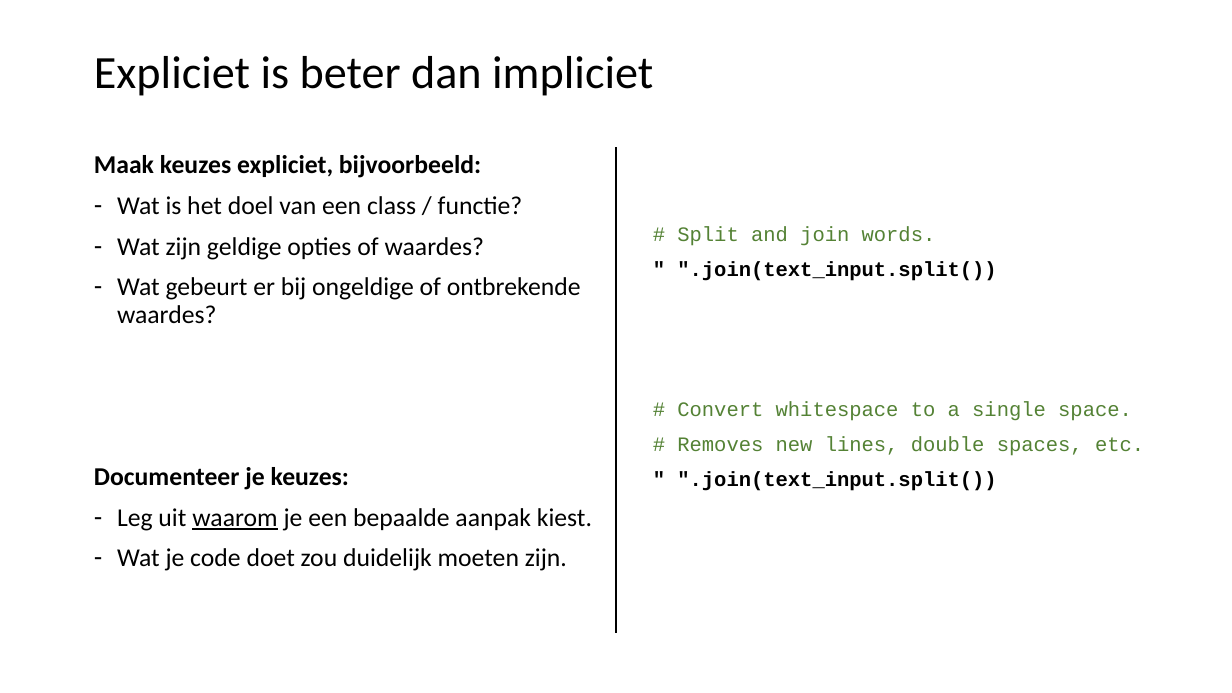
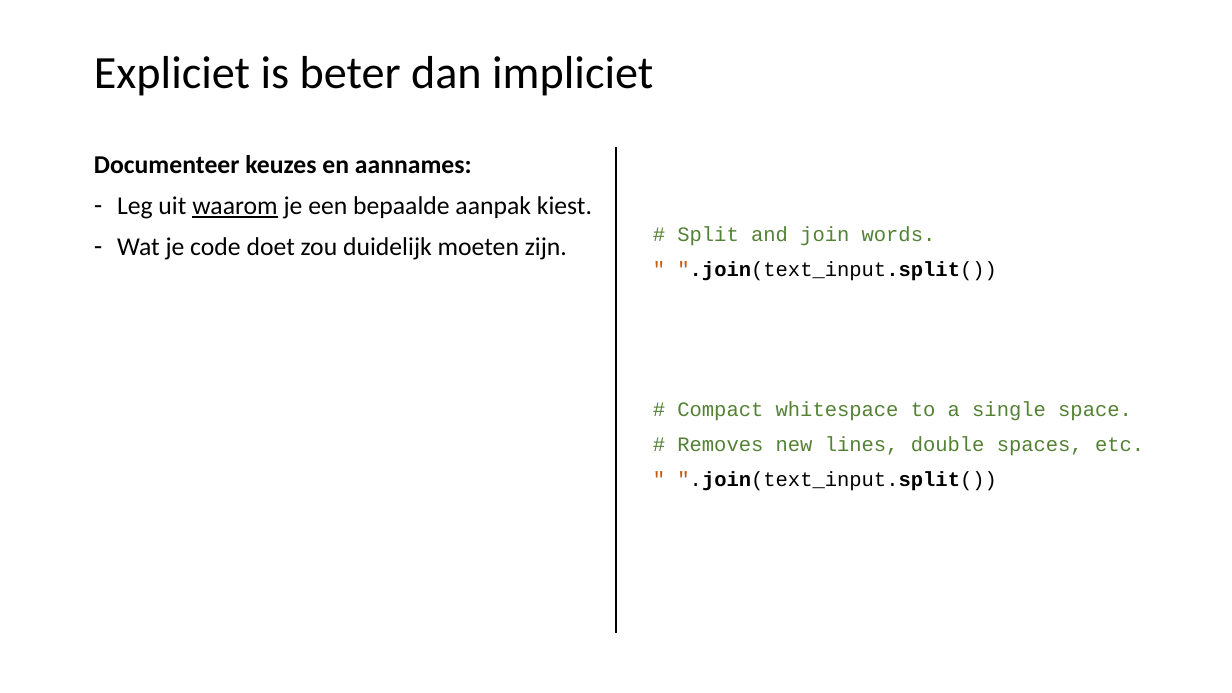
Before and after one commit to LFKoning/knowledge-sharing, a slide deck: slide 23 of python_course/2_production_code/python_cursus_2.pptx. Drawn at 1232x693 pixels with LibreOffice and Linux fonts; fonts in the diff are those of the drawing. Boxes give left, top, right and bottom in pixels: in the first picture for what was removed or moved away, otherwise in the second. Text is boxed around its words. In the diff, an @@ line names an element or a change of style, - is before the commit and + after.

```diff
--- a/python_course/2_production_code/python_cursus_2.pptx
+++ b/python_course/2_production_code/python_cursus_2.pptx
@@ text at [94, 155, 472, 174]: text changed; bold on @@
-Maak keuzes expliciet, bijvoorbeeld:
-– Wat is het doel van een class / functie?
-– Wat zijn geldige opties of waardes?
-– Wat gebeurt er bij ongeldige of ontbrekende waardes?
-Documenteer je keuzes:
+Documenteer keuzes en aannames:
@@ text at [677, 262, 997, 491]: text colour #000000 to #C55A11, bold off in "" ".join(text_input.split())", "" ".join(text_input.split())" @@
@@ text at [677, 402, 1132, 421]: text changed @@
-# Convert whitespace to a single space.
+# Compact whitespace to a single space.
```
Also in this commit, not shown: 28 other slides changed, 20 other files.
